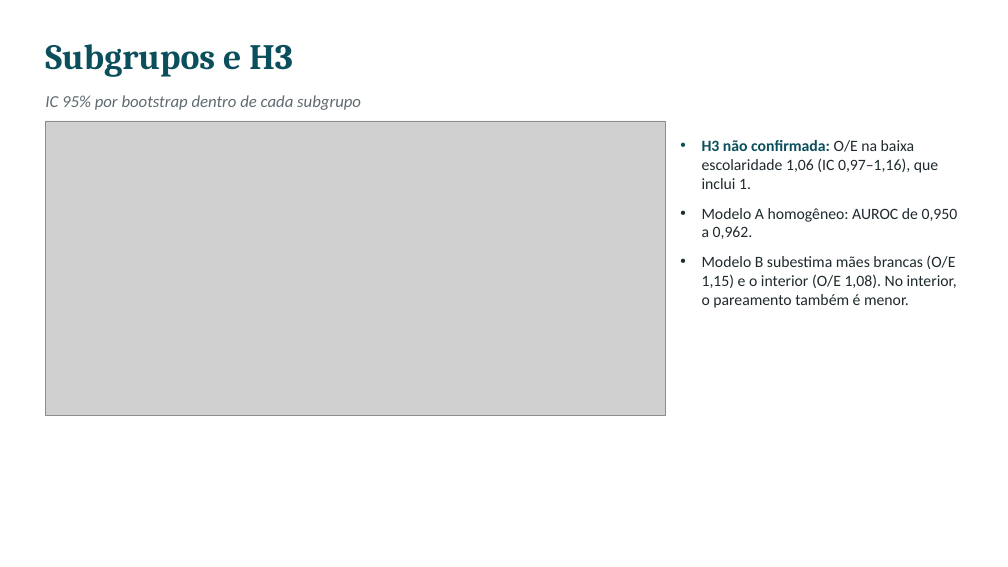
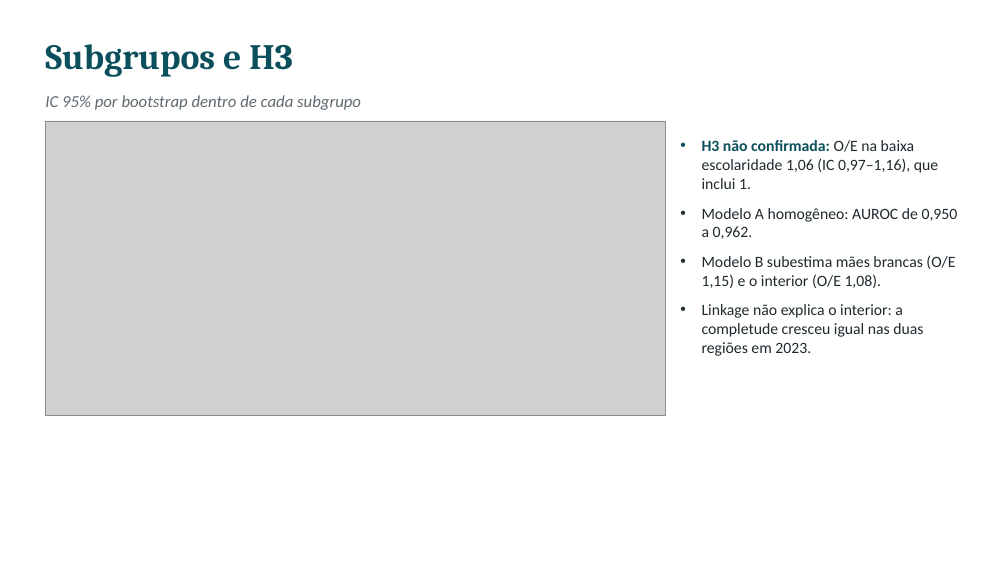
Before and after one commit to CledsonSilvaAraujo/mortalidade-neonatal-rj, a slide deck: slide 14 of slides/apresentacao.pptx (slide 12 before the commit). Drawn at 1008x567 pixels with LibreOffice and Linux fonts; fonts in the diff are those of the drawing; grey boxes stand for pictures. Boxes give left, top, right and bottom in pixels: in the first picture for what was removed or moved away, otherwise in the second. Text is boxed around its words. In the diff, an @@ line names an element or a change of style, - is before the commit and + after.

```diff
--- a/slides/apresentacao.pptx
+++ b/slides/apresentacao.pptx
@@ text at [702, 255, 955, 356]: text changed @@
-• Modelo B subestima mães brancas (O/E 1,15) e o interior (O/E 1,08). No interior, o pareamento também é menor.
+• Modelo B subestima mães brancas (O/E 1,15) e o interior (O/E 1,08).
+• Linkage não explica o interior: a completude cresceu igual nas duas regiões em 2023.
```
Also in this commit, not shown: 3 other slides changed, 2 slides added, 22 other files.
